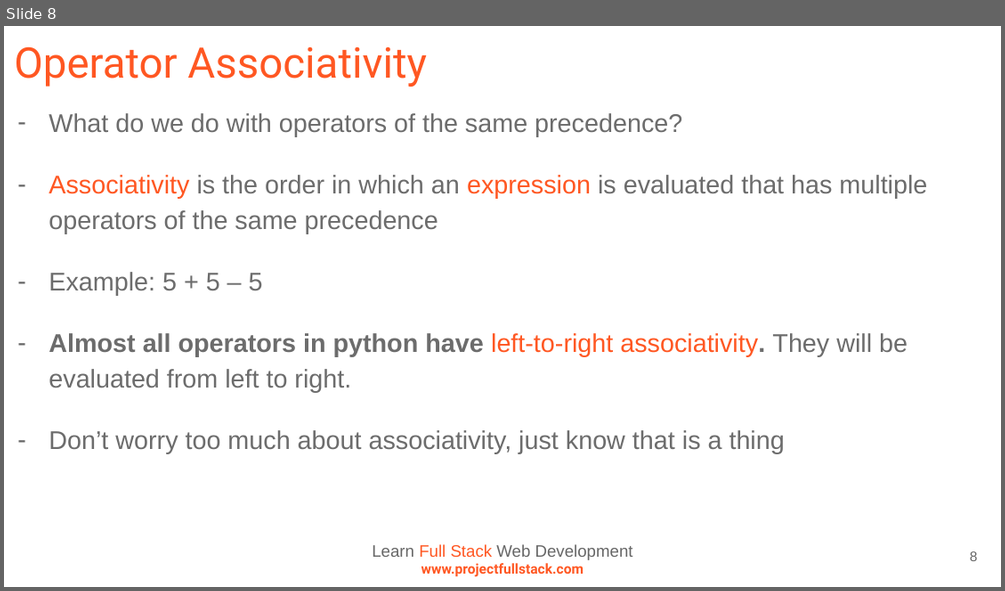
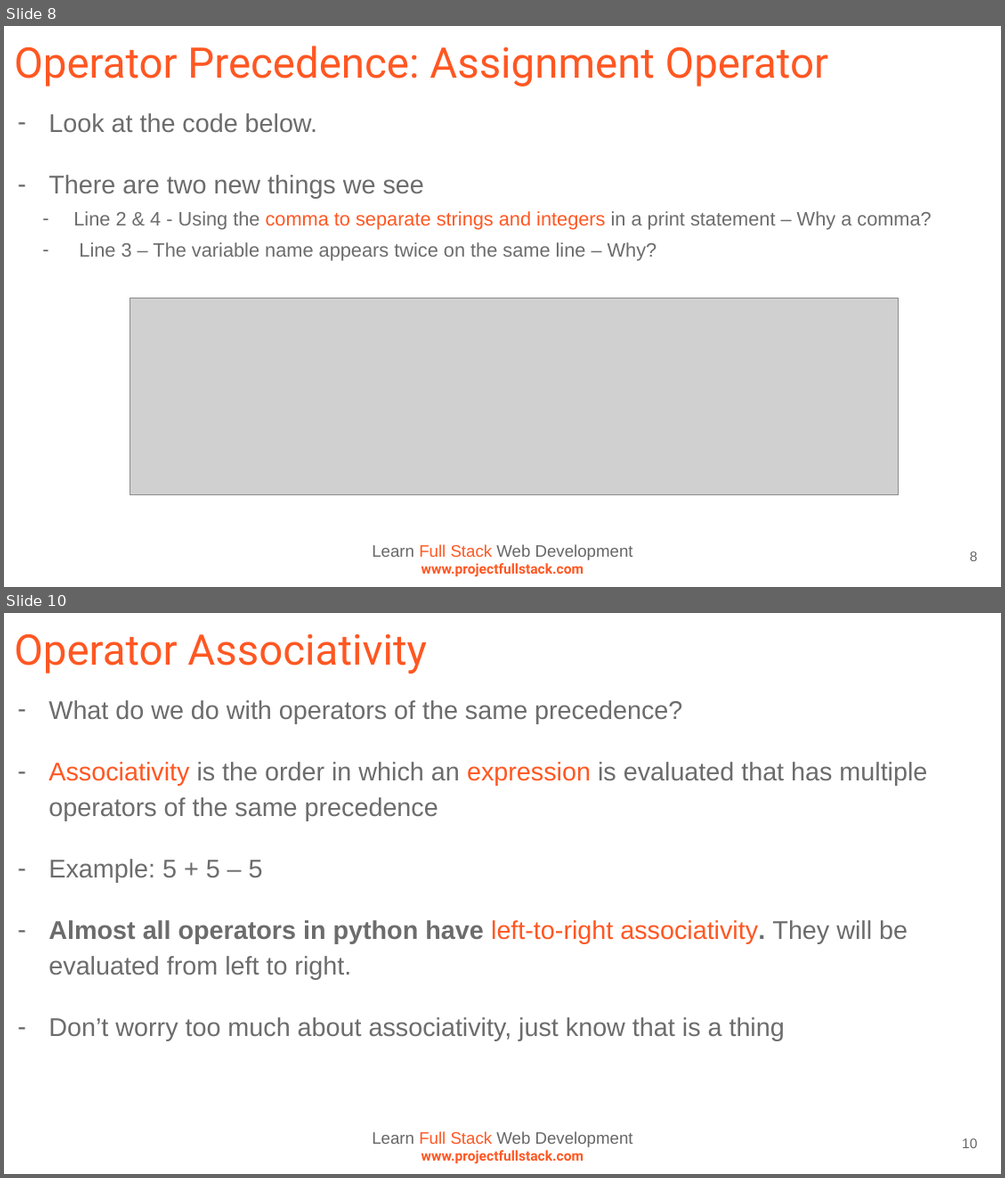
Before and after one commit to ProjectFullStack/Learn-To-Program-Python3, a slide deck: presentations/powerpoints/5_operators_and_operands.pptx. Shown one above the other, each under a label of ours: slide 8 before the commit, slides 8 and 10 after it; the slides between them are not shown. The pictures are 1005x591 and 1005x1178 pixels, drawn with LibreOffice and Linux fonts; fonts in the diff are those of the drawing; grey boxes stand for pictures. Boxes give left, top, right and bottom in pixels: in the first picture for what was removed or moved away, otherwise in the second. Text is boxed around its words. In the diff, an @@ line names an element or a change of style, - is before the commit and + after.

Commit message:
working with strings

```diff
--- a/presentations/powerpoints/5_operators_and_operands.pptx
+++ b/presentations/powerpoints/5_operators_and_operands.pptx
@@ slide 8 added at [4,26,1001,587], background #FFFFFF @@
@@ title added at [14,46,828,87], 61 pt, text #FF5722 @@
+Operator Precedence: Assignment Operator
@@ text added at [48,113,930,261], 28 pt, text #6C6C6C @@
+– Look at the code below.
+– There are two new things we see
+  – Line 2 & 4 - Using the comma to separate strings and integers in a print statement – Why a comma?
+  – Line 3 – The variable name appears twice on the same line – Why?
@@ picture added at [129,297,898,494] @@
@@ subtitle added at [372,544,633,577], 24 pt, text #FF5722 @@
+Learn Full Stack Web Development
+www.projectfullstack.com
@@ page number added at [970,551,978,561], 20 pt, text #666666 @@
+8
@@ what was slide 8 is now slide 10 @@
@@ page number at [962,1138,977,1148]: text changed @@
-8
+10
```
Also in this commit, not shown: 3 slides changed, 1 other slide added, 11 other files.
